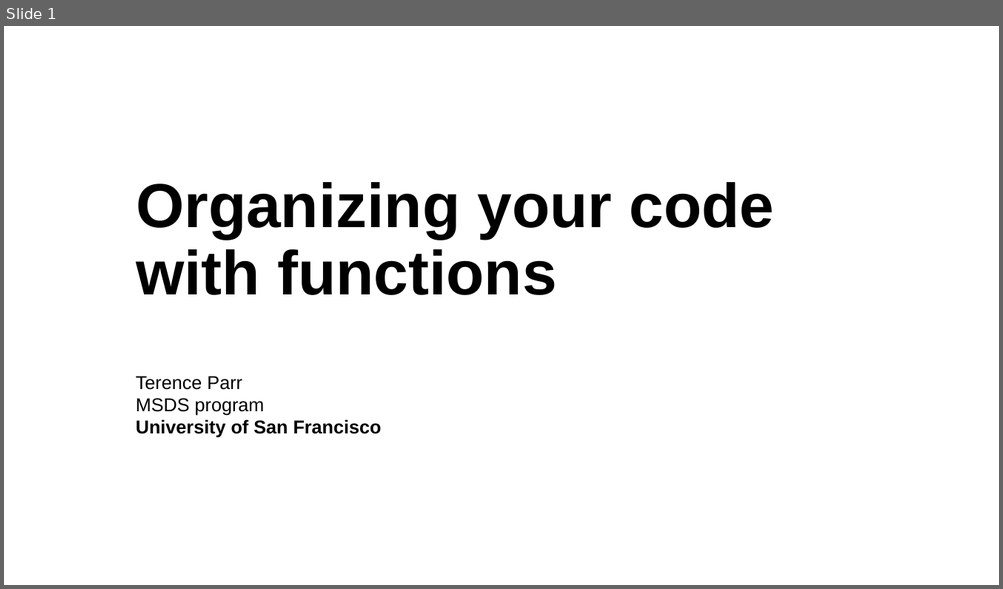
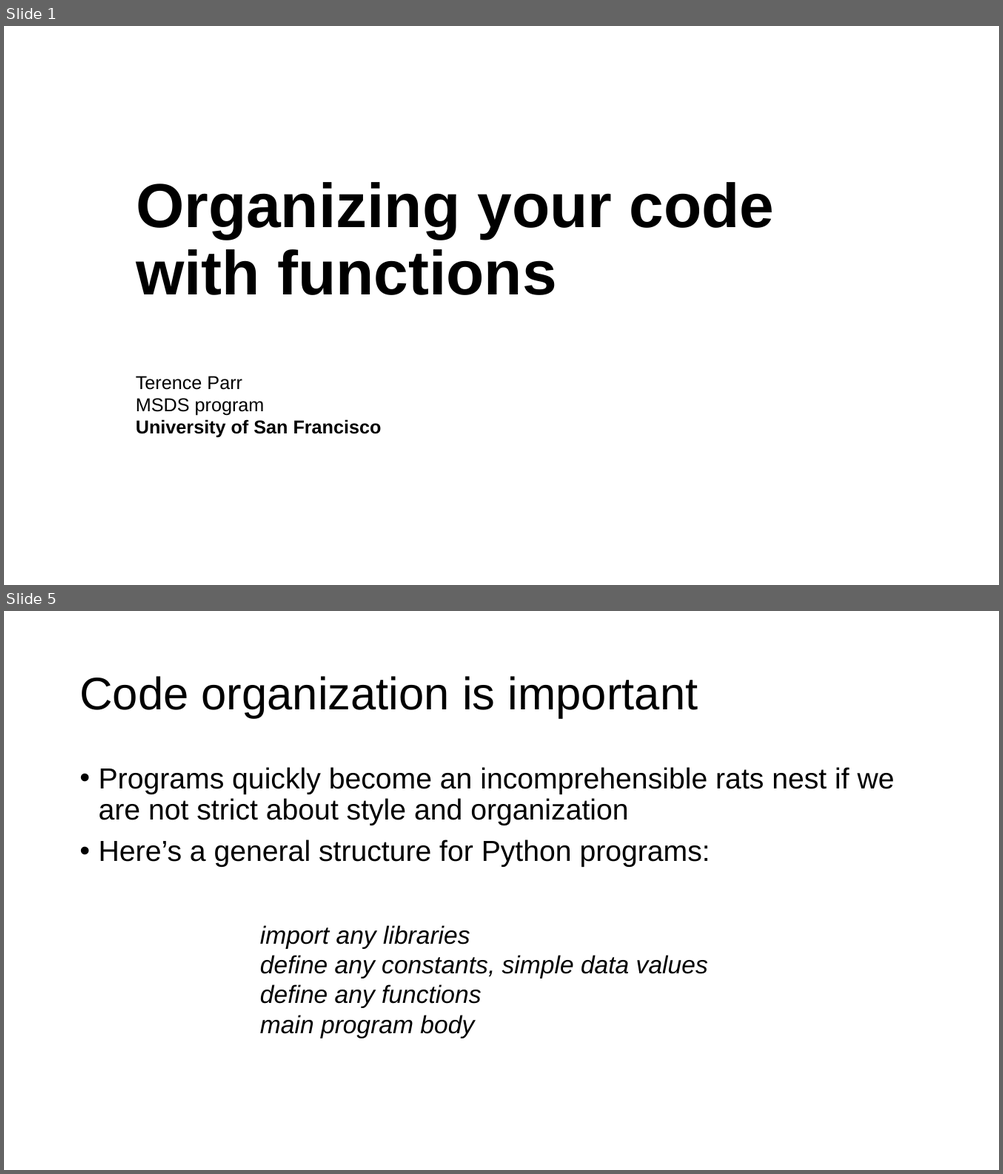
Before and after one commit to parrt/msds501, a slide deck: slides/functions.pptx. Shown one above the other, each under a label of ours: slide 1 before the commit, slides 1 and 5 after it; the slides between them are not shown. The pictures are 1003x589 and 1003x1174 pixels, drawn with LibreOffice and Linux fonts; fonts in the diff are those of the drawing; background and template pictures are left out. Boxes give left, top, right and bottom in pixels: in the first picture for what was removed or moved away, otherwise in the second. Text is boxed around its words. In the diff, an @@ line names an element or a change of style, - is before the commit and + after.

```diff
--- a/slides/functions.pptx
+++ b/slides/functions.pptx
@@ slide 5 added at (x1=4, y1=611, x2=999, y2=1170), background #FFFFFF @@
@@ title added at (x1=79, y1=676, x2=698, y2=718), 44 pt, text #000000 @@
+Code organization is important
@@ text added at (x1=99, y1=767, x2=894, y2=867), 28 pt, text #000000 @@
+• Programs quickly become an incomprehensible rats nest if we are not strict about style and organization
+• Here’s a general structure for Python programs:
@@ text added at (x1=260, y1=925, x2=708, y2=1039), 24 pt, text #000000, italic @@
+import any libraries
+define any constants, simple data values
+define any functions
+main program body
```
Also in this commit, not shown: 3 other slides added, 1 other file.
